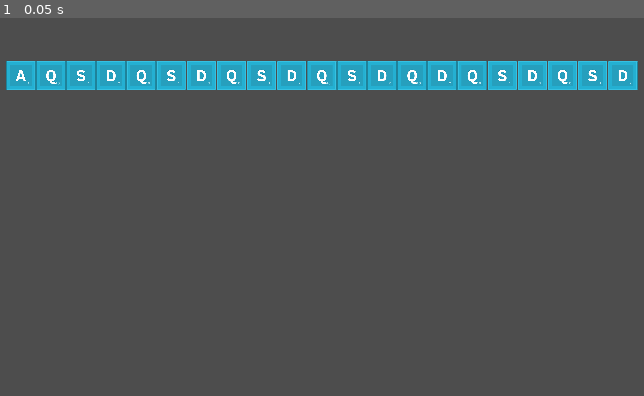
Above: before the commit, frame 1.
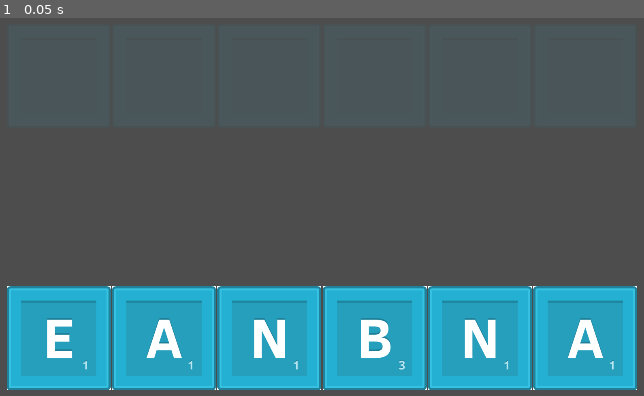
Above: after the commit, the same moment.

Repository: Starland9/Letters
Game: Godot game, scene res://Scenes/Main/main.tscn
Two runs of this game, one before a commit and one after it. Both use one fixed random seed, a clock stepped at 60 frames per second and the inputs below.
Inputs:
- Up to frame 1 (0.05 s): no input

The runs differ from the first frame. In frame 1, 34% of the frame differs, in the area x 0-100%, y 11-99%.

Commit message:
- add list of empty words in letter node to set empty image - add pressed signal on letter node - add letter choice node to choose letter - add init from start method in word node and methods to set letter

Diff:
--- a/Objects/Letter/letter.gd
+++ b/Objects/Letter/letter.gd
@@ -1,10 +1,13 @@
 extends TextureRect
 class_name Letter
+
+signal pressed(letter: String)
 
 var letter: String
 var style: String
 
 const LETTERS_PATH = "res://Assets/Letters/PNG/";
+const empty_words = ["", " ", ".", "*"]
 
 ## init letter from assets
 func init_from_assets(style_key: int, letter_name: String):
@@ -12,8 +15,9 @@
 
 	letter = letter_name
 	style = style_name
-	if letter_name == " ":
+	if letter_name in empty_words:
 			texture = load(LETTERS_PATH + style_name.capitalize() + "/letter.png")
+			modulate.a = 0.1
 			return
 
 	texture = load(LETTERS_PATH + style_name.capitalize() + "/letter_" + letter_name.to_upper() + ".png")
@@ -21,4 +25,4 @@
 func _on_gui_input(event: InputEvent):
 	if event is InputEventMouseButton:
 		if event.pressed and event.button_mask == MOUSE_BUTTON_MASK_LEFT:
-			print("clik on " + letter)
+			pressed.emit(letter)
--- a/Objects/Letter/letter.tscn
+++ b/Objects/Letter/letter.tscn
@@ -4,6 +4,8 @@
 [ext_resource type="Script" path="res://Objects/Letter/letter.gd" id="2_rxki5"]
 
 [node name="Letter" type="TextureRect"]
+offset_right = 256.0
+offset_bottom = 256.0
 texture = ExtResource("1_kak2e")
 script = ExtResource("2_rxki5")
 
--- a/Objects/LetterChoices/letter_choices.gd
+++ b/Objects/LetterChoices/letter_choices.gd
@@ -1,10 +1,51 @@
 extends Control
 class_name LetterChoices
 
+signal letter_pressed(letter: String)
+
 @onready var grid = $GridContainer
 
-var letters: Array[String] = []
-var target_word: String = ""
+const letter_scene = preload ("res://Objects/Letter/letter.tscn")
 
-func _init_choices():
+var _letters: Array = []
+var _target_word_node: Word = null
+
+func _ready():
     pass
+
+func init_from_word(word: Word):
+    _target_word_node = word
+    _letters = Array(_target_word_node.get_word().split(""))
+    _letters.shuffle()
+    _init_choices_container()
+
+func init_from_string(word: String):
+    _letters = Array(word.split(""))
+    _letters.shuffle()
+    _init_choices_container()
+
+func _init_choices_container():
+    _clear()
+
+    for letter in _letters:
+        var letter_node = letter_scene.instantiate()
+        letter_node.init_from_assets(0, letter)
+        letter_node.pressed.connect(_on_letter_pressed)
+        grid.add_child(letter_node)
+
+func _clear():
+    for child in grid.get_children():
+        child.queue_free()
+
+func _on_letter_pressed(letter: String):
+    letter_pressed.emit(letter)
+
+func remove_letter(letter: String):
+    _letters.erase(letter)
+    _init_choices_container()
+
+func remove_unused_letter(word: String, target_word: String):
+    for letter in word:
+        if target_word.contains(letter):
+            remove_letter(letter)
+            break
--- a/Objects/LetterChoices/letter_choices.tscn
+++ b/Objects/LetterChoices/letter_choices.tscn
@@ -1,4 +1,6 @@
-[gd_scene format=3 uid="uid://14s0exe5tn4s"]
+[gd_scene load_steps=2 format=3 uid="uid://14s0exe5tn4s"]
+
+[ext_resource type="Script" path="res://Objects/LetterChoices/letter_choices.gd" id="1_uiooe"]
 
 [node name="LetterChoices" type="Control"]
 layout_mode = 3
@@ -7,8 +9,13 @@
 anchor_bottom = 1.0
 grow_horizontal = 2
 grow_vertical = 2
+script = ExtResource("1_uiooe")
 
 [node name="GridContainer" type="GridContainer" parent="."]
-layout_mode = 0
-offset_right = 40.0
-offset_bottom = 40.0
+layout_mode = 1
+anchors_preset = 15
+anchor_right = 1.0
+anchor_bottom = 1.0
+grow_horizontal = 2
+grow_vertical = 2
+columns = 10
--- a/Objects/Word/word.gd
+++ b/Objects/Word/word.gd
@@ -6,7 +6,9 @@
 @onready var letters_container = $LettersContainer
 
 @export
-var _word: String = "hello_world": set = _set_word, get = get_word
+var _word: String = "": set = _set_word, get = get_word
+
+var _target_word: String = ""
 
 func init_word(word: String):
 	_clear_letter_container()
@@ -15,6 +17,18 @@
 		var letter_node := _letter_scene.instantiate()
 		letter_node.init_from_assets(0, letter)
 		letters_container.add_child(letter_node)
+
+func init_from_stars(count: int, target_word: String) -> String:
+	_clear_letter_container()
+	_set_word("")
+	_target_word = target_word
+	for i in count:
+		var letter_node := _letter_scene.instantiate()
+		letter_node.init_from_assets(0, "*")
+		letters_container.add_child(letter_node)
+		_word += "*"
+
+	return _word
 
 func _clear_letter_container():
 	for child in letters_container.get_children():
@@ -26,3 +40,33 @@
 
 func get_word() -> String:
 	return _word
+
+func isEmpty() -> bool:
+	return get_word().length() == 0
+
+func isAllStars() -> bool:
+	return get_word().is_valid_identifier()
+
+func _get_letter_index_in_target_word(start_index: int, letter: String) -> int:
+	if start_index >= _target_word.length():
+		return - 1
+
+	var target_idx = _target_word.find(letter, start_index)
+	if target_idx < 0:
+		return - 1
+
+	if _word[target_idx] == "*":
+		return target_idx
+	else:
+		return _get_letter_index_in_target_word(target_idx + 1, letter)
+
+func set_letter(letter: String) -> String:
+	if (not _target_word.contains(letter)) or isAllStars():
+		return _word
+
+	var index = _get_letter_index_in_target_word(0, letter)
+
+	if not index < 0 or index > _word.length():
+		_word = _word.substr(0, index) + letter + _word.substr(index + 1)
+
+	return _word
--- a/Objects/Word/word.tscn
+++ b/Objects/Word/word.tscn
@@ -4,10 +4,17 @@
 
 [node name="Word" type="Control"]
 layout_mode = 3
-anchors_preset = 0
+anchors_preset = 15
+anchor_right = 1.0
+anchor_bottom = 1.0
+grow_horizontal = 2
+grow_vertical = 2
 script = ExtResource("1_pxk1d")
 
 [node name="LettersContainer" type="HBoxContainer" parent="."]
-layout_mode = 0
-offset_right = 40.0
-offset_bottom = 40.0
+layout_mode = 1
+anchors_preset = 15
+anchor_right = 1.0
+anchor_bottom = 1.0
+grow_horizontal = 2
+grow_vertical = 2
--- a/Scenes/Main/main.gd
+++ b/Scenes/Main/main.gd
@@ -2,28 +2,47 @@
 
 signal target_word_node_updated(size: int)
 
-@onready var _target_word_node = $VBoxContainer/TargetWord
+@onready var target_word_node = $VBoxContainer/CenterContainer/TargetWord
 @onready var cam = $Camera2D
+@onready var chooser = $VBoxContainer/CenterContainer2/LetterChoices
+
+@onready var SCREEN_SIZE = get_viewport_rect().size
 
 const ZOOM_FACTOR = 3.5
 
-var _test_word = "aqsdqsdqsdqsdqdqsdqsd"
+var _target_word = "Banane"
+var _current_word = ""
 
 func _ready():
-	_update_target_word_node(_test_word)
+	_init_target_word_node()
+	_init_chooser()
 
-func _update_target_word_node(word: String):
-	await get_tree().create_timer(0).timeout
-	_target_word_node.init_word(word)
+	pass
+
+func _init_target_word_node():
+	var word = target_word_node.init_from_stars(_target_word.length(), _target_word)
 	_update_cam_zoom_by_target_word_size(word)
-	_set_target_word_note_in_good_screen_position(word)
 
 func _update_cam_zoom_by_target_word_size(word: String):
 	var char_count: int = word.length()
 	var zoom = ZOOM_FACTOR / char_count
 	cam.zoom = Vector2.ONE * zoom
+	_center_cam()
 
-func _set_target_word_note_in_good_screen_position(word: String):
-	var char_count: int = word.length()
-	_target_word_node.anchor_left = 0.03 * char_count
-	_target_word_node.anchor_top = 0.05 * char_count
+func _center_cam():
+	cam.position = SCREEN_SIZE / 2
+
+func _init_chooser():
+	chooser.init_from_string(_target_word)
+	chooser.letter_pressed.connect(_on_letter_choices_letter_pressed)
+
+func _set_letter_in_current_word(letter: String):
+	_current_word = target_word_node.set_letter(letter)
+	_update_target_word()
+	chooser.remove_letter(letter)
+
+func _update_target_word():
+	target_word_node.init_word(_current_word)
+
+func _on_letter_choices_letter_pressed(letter):
+	_set_letter_in_current_word(letter)
--- a/Scenes/Main/main.tscn
+++ b/Scenes/Main/main.tscn
@@ -1,7 +1,8 @@
-[gd_scene load_steps=3 format=3 uid="uid://0mqf40jvu6l"]
+[gd_scene load_steps=4 format=3 uid="uid://0mqf40jvu6l"]
 
 [ext_resource type="Script" path="res://Scenes/Main/main.gd" id="1_g0gw1"]
 [ext_resource type="PackedScene" uid="uid://drtcdr3fh0ra5" path="res://Objects/Word/word.tscn" id="2_thwq7"]
+[ext_resource type="PackedScene" uid="uid://14s0exe5tn4s" path="res://Objects/LetterChoices/letter_choices.tscn" id="3_pp3o7"]
 
 [node name="Main" type="Control"]
 layout_mode = 3
@@ -13,7 +14,6 @@
 script = ExtResource("1_g0gw1")
 
 [node name="Camera2D" type="Camera2D" parent="."]
-anchor_mode = 0
 zoom = Vector2(0.5, 0.5)
 
 [node name="VBoxContainer" type="VBoxContainer" parent="."]
@@ -24,7 +24,30 @@
 grow_horizontal = 2
 grow_vertical = 2
 
-[node name="TargetWord" parent="VBoxContainer" instance=ExtResource("2_thwq7")]
+[node name="CenterContainer" type="CenterContainer" parent="VBoxContainer"]
 layout_mode = 2
-size_flags_horizontal = 0
+size_flags_horizontal = 4
 size_flags_vertical = 2
+use_top_left = true
+
+[node name="TargetWord" parent="VBoxContainer/CenterContainer" instance=ExtResource("2_thwq7")]
+layout_mode = 2
+size_flags_horizontal = 4
+size_flags_vertical = 2
+
+[node name="PanelContainer" type="PanelContainer" parent="VBoxContainer"]
+visible = false
+modulate = Color(1, 1, 1, 0)
+custom_minimum_size = Vector2(0, 100)
+layout_mode = 2
+
+[node name="CenterContainer2" type="CenterContainer" parent="VBoxContainer"]
+layout_mode = 2
+size_flags_vertical = 10
+
+[node name="LetterChoices" parent="VBoxContainer/CenterContainer2" instance=ExtResource("3_pp3o7")]
+layout_mode = 2
+size_flags_horizontal = 4
+size_flags_vertical = 10
+
+[connection signal="letter_pressed" from="VBoxContainer/CenterContainer2/LetterChoices" to="." method="_on_letter_choices_letter_pressed"]
